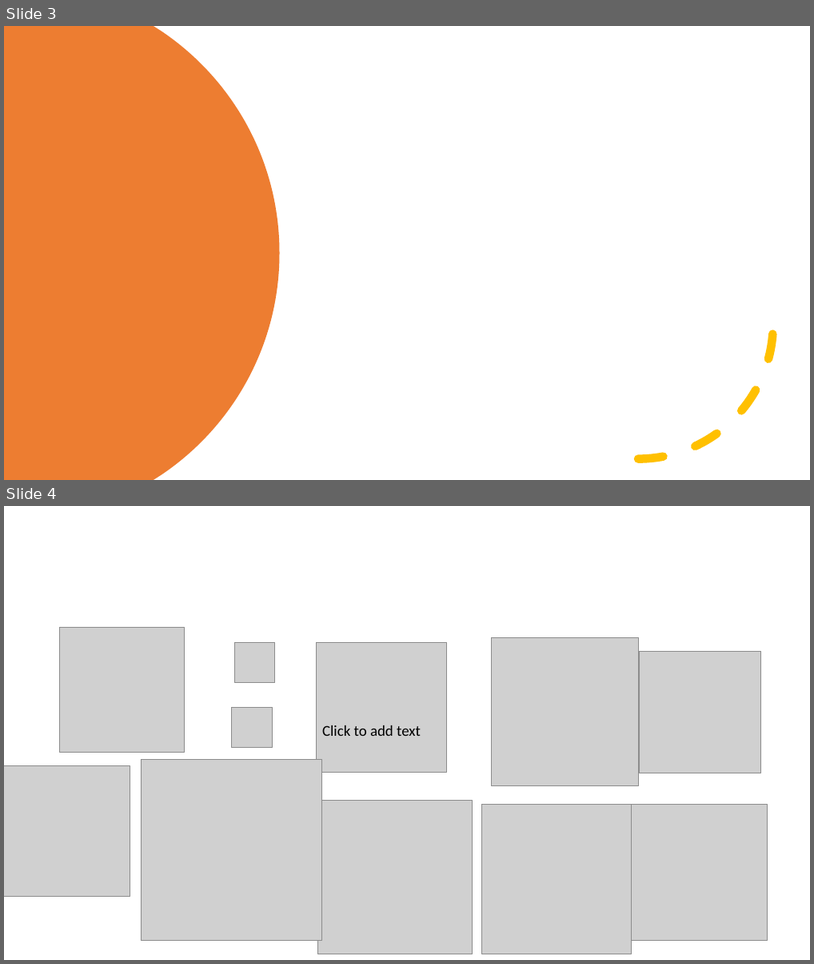
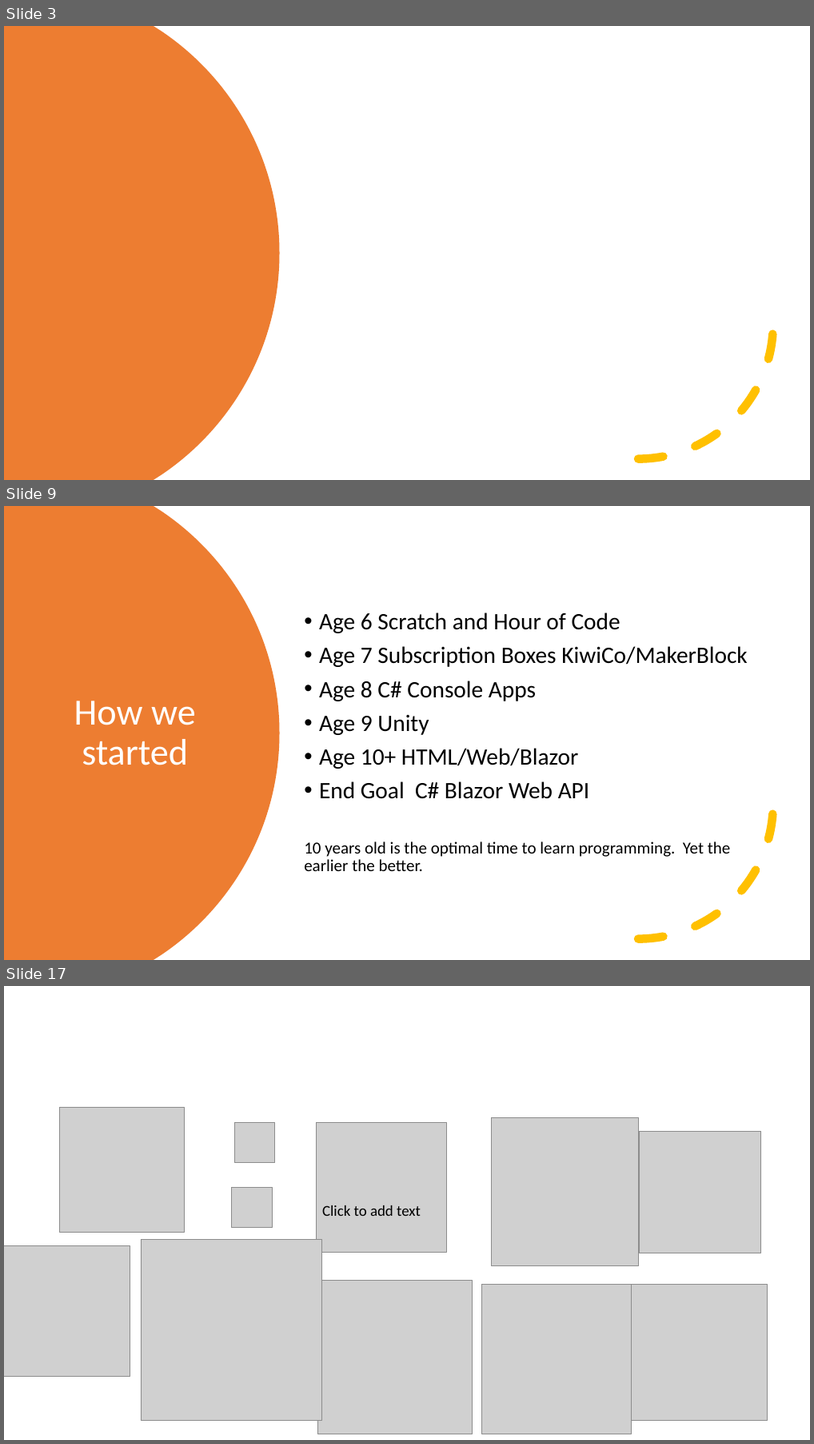
Before and after one commit to kevmoens/ThatConference2022, a slide deck: ThatConference2022.pptx. Shown one above the other, each under a label of ours: slides 3 and 4 before the commit, slides 3, 9 and 17 after it; the slides between them are not shown. The pictures are 814x964 and 814x1444 pixels, drawn with LibreOffice and Linux fonts; fonts in the diff are those of the drawing; grey boxes stand for pictures. Boxes give left, top, right and bottom in pixels: in the first picture for what was removed or moved away, otherwise in the second. Text is boxed around its words. In the diff, an @@ line names an element or a change of style, - is before the commit and + after.

```diff
--- a/ThatConference2022.pptx
+++ b/ThatConference2022.pptx
@@ slide 9 added at box(4, 506, 810, 960), background #FFFFFF @@
@@ freeform shape added at box(4, 506, 280, 960), fill #ED7D31 @@
@@ text added at box(304, 612, 748, 871), 28 pt, text #000000 @@
+• Age 6 Scratch and Hour of Code
+• Age 7 Subscription Boxes KiwiCo/MakerBlock
+• Age 8 C# Console Apps
+• Age 9 Unity
+• Age 10+ HTML/Web/Blazor
+• End Goal C# Blazor Web API
+10 years old is the optimal time to learn programming. Yet the earlier the better.
@@ arc (boxed as its full ellipse) added at box(504, 668, 774, 939), outline #FFC000 10 pt dashed @@
@@ title added at box(74, 700, 196, 765), 44 pt, text #FFFFFF @@
+How we started
@@ what was slide 4 is now slide 17 @@
```
Also in this commit, not shown: 12 other slides added.
